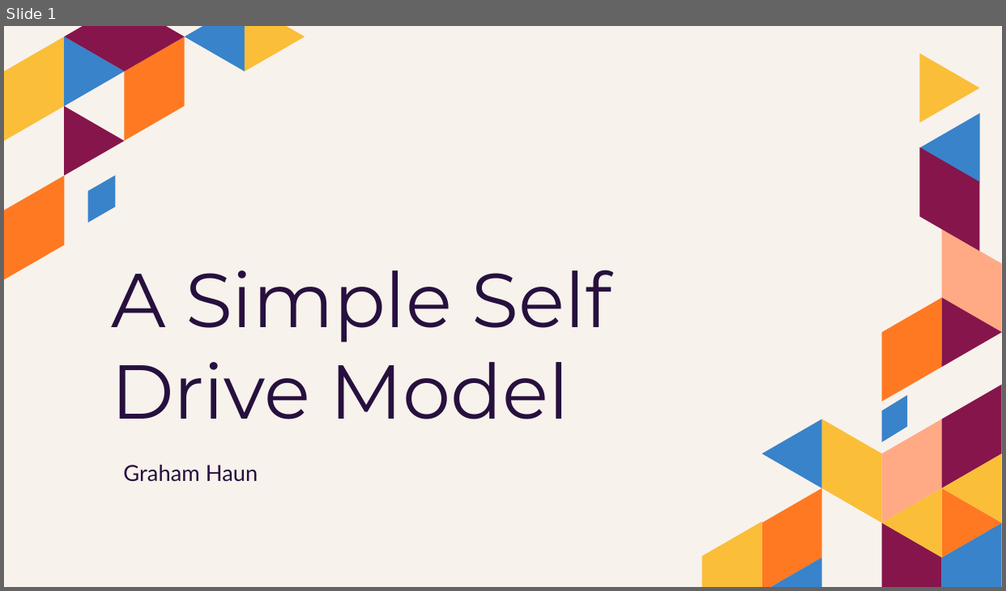
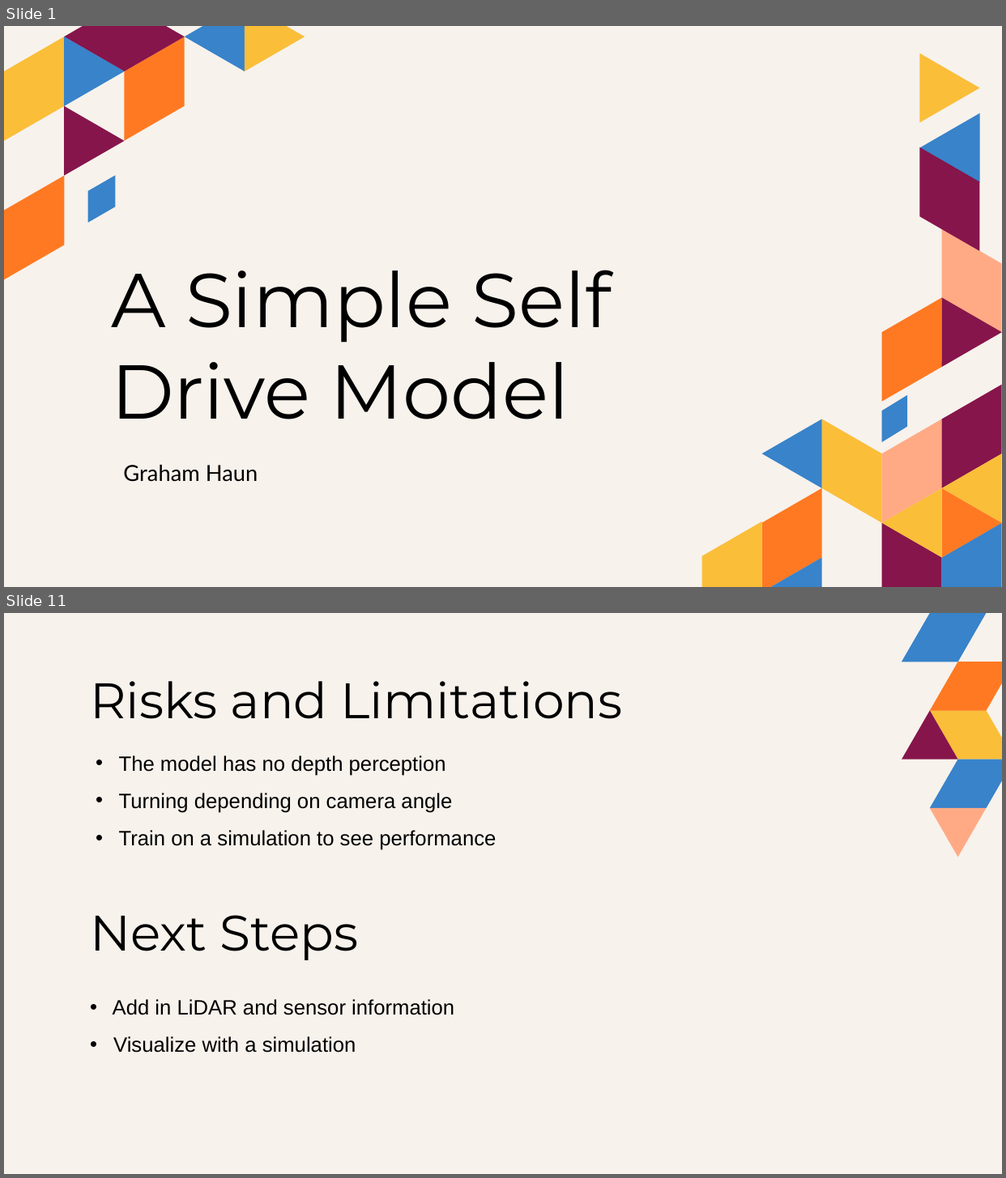
Before and after one commit to grahamjh99/VisionDrive, a slide deck: presentation/A Simple Self Drive Model.pptx. Shown one above the other, each under a label of ours: slide 1 before the commit, slides 1 and 11 after it; the slides between them are not shown. The pictures are 1006x591 and 1006x1178 pixels, drawn with LibreOffice and Linux fonts; fonts in the diff are those of the drawing. Boxes give left, top, right and bottom in pixels: in the first picture for what was removed or moved away, otherwise in the second. Text is boxed around its words. In the diff, an @@ line names an element or a change of style, - is before the commit and + after.

```diff
--- a/presentation/A Simple Self Drive Model.pptx
+++ b/presentation/A Simple Self Drive Model.pptx
@@ slide 11 added at box(4, 613, 1002, 1174), background #F7F2EC @@
@@ title added at box(90, 681, 623, 719), 48 pt, text #000000 @@
+Risks and Limitations
@@ group added at box(901, 613, 1002, 857): 6 freeform shapes @@
@@ text added at box(119, 756, 496, 850), 20 pt, text #000000 @@
+• The model has no depth perception
+• Turning depending on camera angle
+• Train on a simulation to see performance
@@ text added at box(90, 915, 359, 960), 48 pt, text #000000 @@
+Next Steps
@@ text added at box(113, 999, 454, 1053), 20 pt, text #000000 @@
+• Add in LiDAR and sensor information
+• Visualize with a simulation
@@ slide 1 changed as well @@
@@ title "A Simple Self Drive Model" at box(111, 270, 612, 420): text colour #27103E to #000000 @@
@@ subtitle "Graham Haun" at box(123, 465, 258, 482): text colour #27103E to #000000 @@
```
Also in this commit, not shown: 10 other slides added, 5 slides removed, 9 other files.
